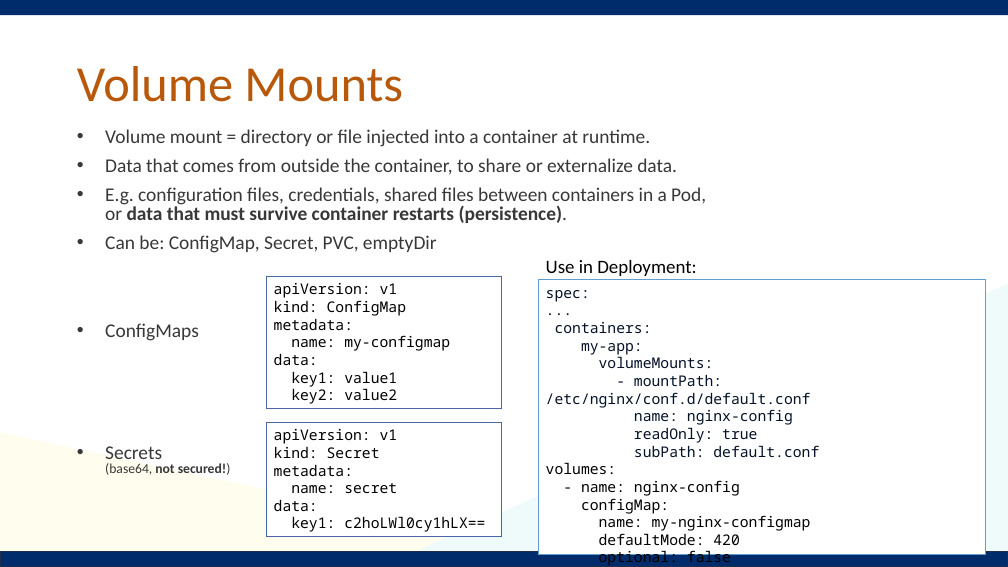
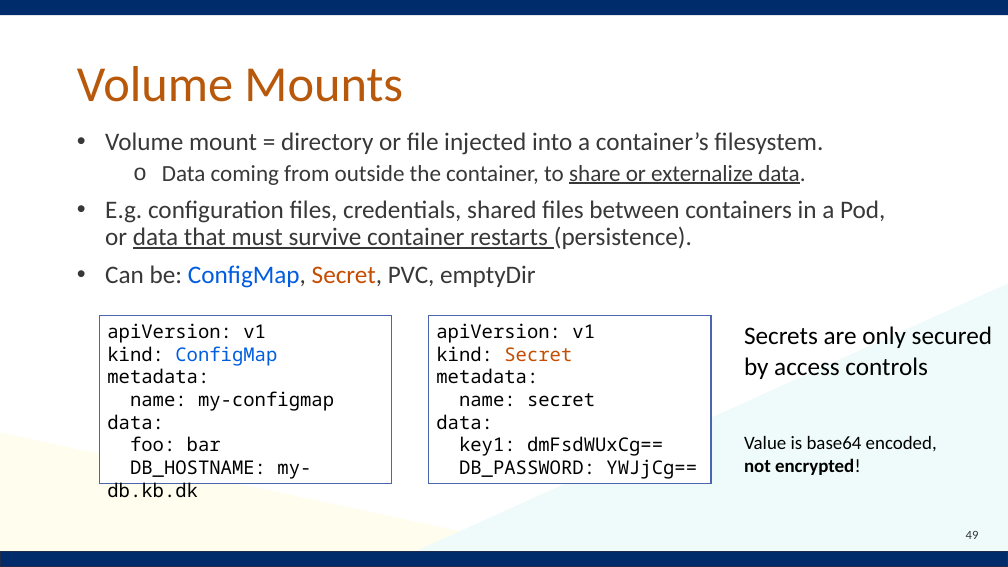
Before and after one commit to Notalib/workshop-kubernetes, a slide deck: slide 49 of Kubernetes_workshop.pptx (slide 43 before the commit). Drawn at 1008x567 pixels with LibreOffice and Linux fonts; fonts in the diff are those of the drawing; background and template pictures are left out. Boxes give left, top, right and bottom in pixels: in the first picture for what was removed or moved away, otherwise in the second. Text is boxed around its words. In the diff, an @@ line names an element or a change of style, - is before the commit and + after.

Commit message:
chore: update pptx

```diff
--- a/Kubernetes_workshop.pptx
+++ b/Kubernetes_workshop.pptx
@@ text at (x1=105, y1=132, x2=823, y2=185): text changed; size 18.5 to 24 pt @@
-• Volume mount = directory or file injected into a container at runtime.
-• Data that comes from outside the container, to share or externalize data.
+• Volume mount = directory or file injected into a container’s filesystem.
+  o Data coming from outside the container, to share or externalize data.
@@ text at (x1=105, y1=200, x2=885, y2=288): size 18.5 to 24 pt in "E.g. configuration files, credentials, shared files between ...", "Can be: ConfigMap, Secret, PVC, emptyDir"; bold off in "data that must survive container restarts (persistence)."; underline on in "data that must survive container restarts"; text colour #383838 to #005DE0 in "ConfigMap,"; text colour #383838 to #C54D02 in "Secret,"; line spacing 0.8 to 0.9 @@
@@ text removed at (x1=546, y1=260, x2=696, y2=276) @@
-Use in Deployment:
@@ rectangle removed at (x1=538, y1=280, x2=985, y2=555) @@
-spec:
-...
-containers:
-my-app:
-volumeMounts:
-- mountPath: /etc/nginx/conf.d/default.conf
-name: nginx-config
-readOnly: true
-subPath: default.conf
-volumes:
-- name: nginx-config
-configMap:
-name: my-nginx-configmap
-defaultMode: 420
-optional: false
@@ rectangle "apiVersion: v1" resized from (x1=266, y1=277, x2=501, y2=409) to (x1=100, y1=316, x2=391, y2=484) @@
@@ text at (x1=105, y1=323, x2=231, y2=475): paragraphs removed @@
-• ConfigMaps
-• Secrets
-  (base64, not secured!)
@@ text in rectangle at (x1=107, y1=323, x2=334, y2=430): size 14 to 18 pt in "apiVersion: v1", "kind: ConfigMap", "metadata:", "name: my-configmap" and 1 more places; text colour #000000 to #005DE0 in "ConfigMap" @@
@@ rectangle "apiVersion: v1" resized from (x1=266, y1=423, x2=501, y2=537) to (x1=429, y1=316, x2=711, y2=484) @@
@@ text in rectangle at (x1=436, y1=323, x2=595, y2=430): size 14 to 18 pt in "apiVersion: v1", "kind: Secret", "metadata:", "name: secret" and 1 more places; text colour #000000 to #C54D02 in "Secret" @@
@@ text added at (x1=744, y1=326, x2=992, y2=475), 24 pt, text #000000 @@
+Secrets are only secured by access controls
+Value is base64 encoded,
+not encrypted!
@@ text in rectangle at (x1=107, y1=436, x2=311, y2=498): text changed; size 14 to 18 pt @@
-key1: value1
-key2: value2
+foo: bar
+DB_HOSTNAME: my-db.kb.dk
@@ text in rectangle at (x1=459, y1=436, x2=697, y2=479): text changed; size 14 to 18 pt @@
-key1: c2hoLWl0cy1hLX==
+key1: dmFsdWUxCg==
+DB_PASSWORD: YWJjCg==
@@ page number at (x1=966, y1=531, x2=979, y2=539): text changed @@
-43
+49
```
Also in this commit, not shown: 37 other slides changed, 4 slides added, 1 slide removed.
